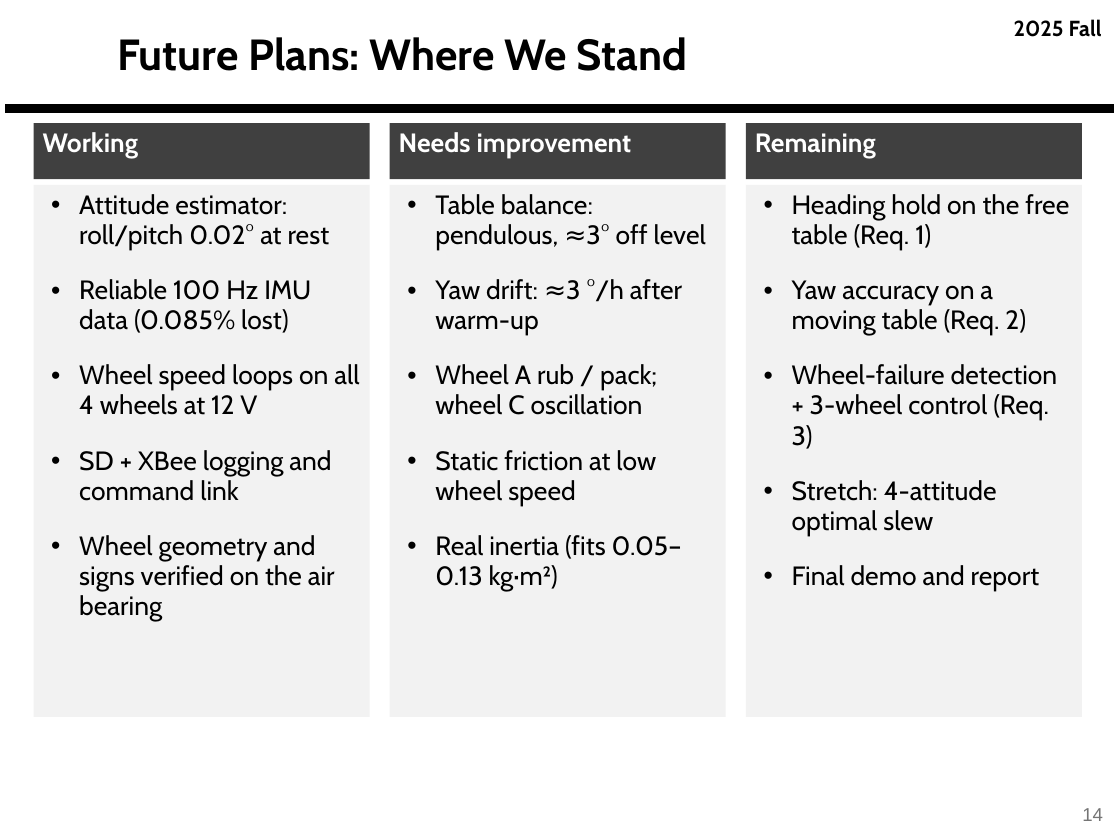
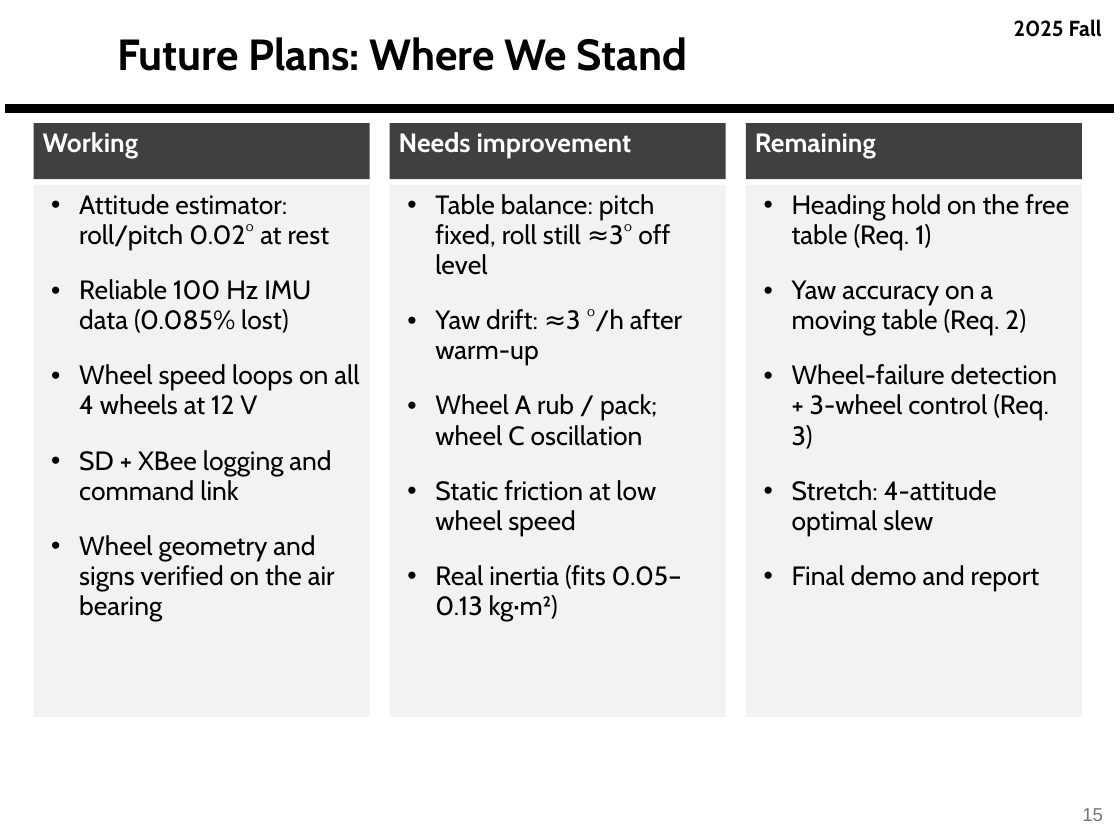
Before and after one commit to derek-weissinger-usafa/Astro-331-Lab-8, a slide deck: slide 15 of Reports/Astro 331 Lab 8_2_3 Body Problem_Prelim_Pres_FILLED.pptx (slide 14 before the commit). Drawn at 1120x840 pixels with LibreOffice and Linux fonts; fonts in the diff are those of the drawing; background and template pictures are left out. Boxes give left, top, right and bottom in pixels: in the first picture for what was removed or moved away, otherwise in the second. Text is boxed around its words. In the diff, an @@ line names an element or a change of style, - is before the commit and + after.

```diff
--- a/Reports/Astro 331 Lab 8_2_3 Body Problem_Prelim_Pres_FILLED.pptx
+++ b/Reports/Astro 331 Lab 8_2_3 Body Problem_Prelim_Pres_FILLED.pptx
@@ text in rectangle at [435,194,670,275]: text changed @@
-• Table balance: pendulous, ≈3° off level
+• Table balance: pitch fixed, roll still ≈3° off level
@@ page number at [1082,808,1103,821]: text changed @@
-14
+15
```
Also in this commit, not shown: 1 other slide changed, 1 slide added, 10 other files.
